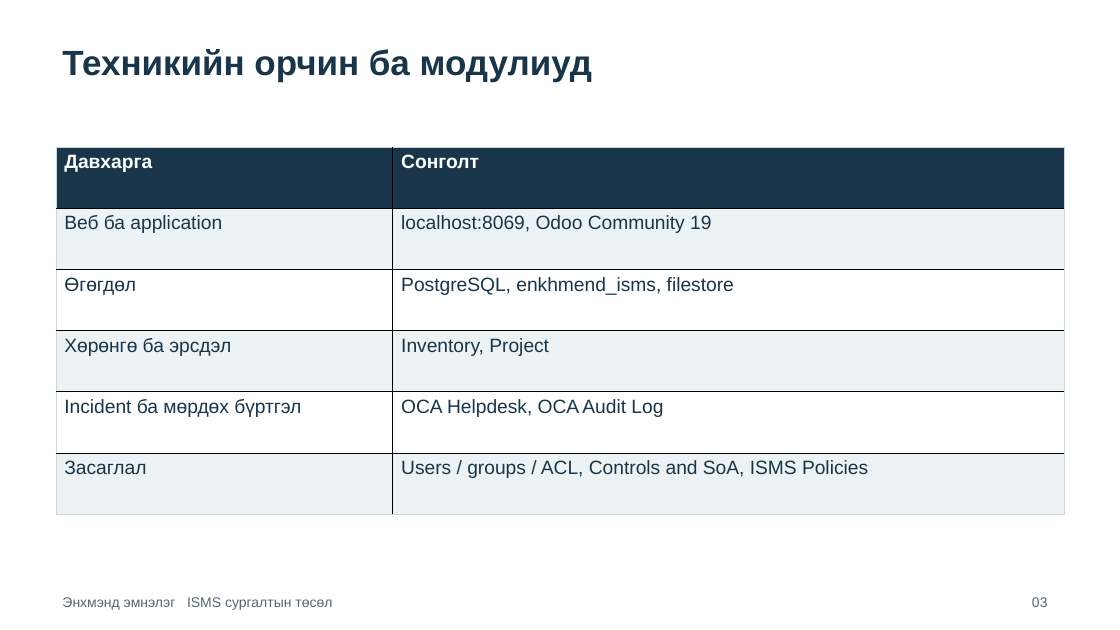
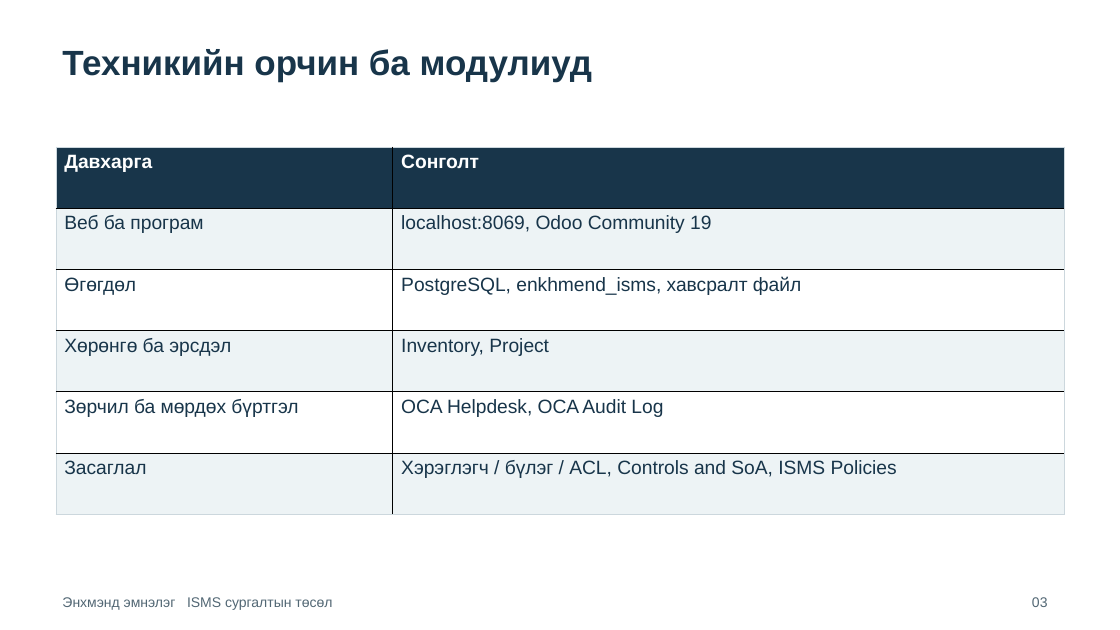
Before and after one commit to MfKero/enkhmend_isms, a slide deck: slide 3 of deliverables/Enkhmend-ISMS-Presentation.pptx. Drawn at 1120x630 pixels with LibreOffice and Linux fonts; fonts in the diff are those of the drawing. Boxes give left, top, right and bottom in pixels: in the first picture for what was removed or moved away, otherwise in the second. Text is boxed around its words. In the diff, an @@ line names an element or a change of style, - is before the commit and + after.

```diff
--- a/deliverables/Enkhmend-ISMS-Presentation.pptx
+++ b/deliverables/Enkhmend-ISMS-Presentation.pptx
@@ table at (56, 147, 1065, 515) @@
-row 2, column 1: Веб ба application
+row 2, column 1: Веб ба програм
-row 3, column 2: PostgreSQL, enkhmend_isms, filestore
+row 3, column 2: PostgreSQL, enkhmend_isms, хавсралт файл
-row 5, column 1: Incident ба мөрдөх бүртгэл
+row 5, column 1: Зөрчил ба мөрдөх бүртгэл
-row 6, column 2: Users / groups / ACL, Controls and SoA, ISMS Policies
+row 6, column 2: Хэрэглэгч / бүлэг / ACL, Controls and SoA, ISMS Policies
```
Also in this commit, not shown: 10 other slides changed, 29 other files.
